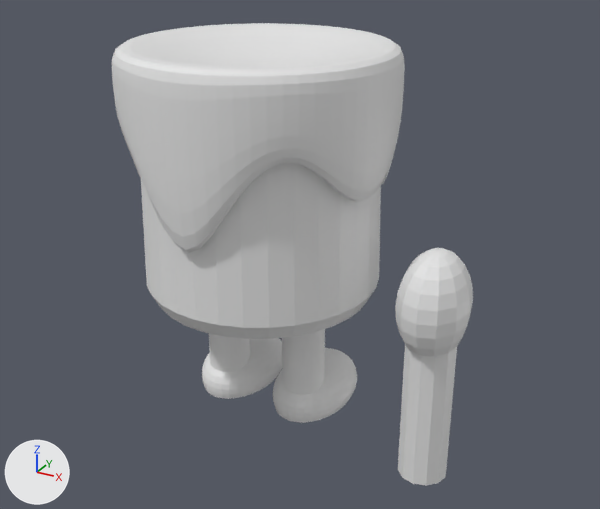
Two versions of the Blender file Art/Candle.blend, one commit apart.
Camera for both pictures: a 50 mm camera at (25.0, -40.6, 31.2) aimed at (1.9, 1.4, 10.2). The lights are fixed; the arrows at lower left show +X, +Y and +Z.
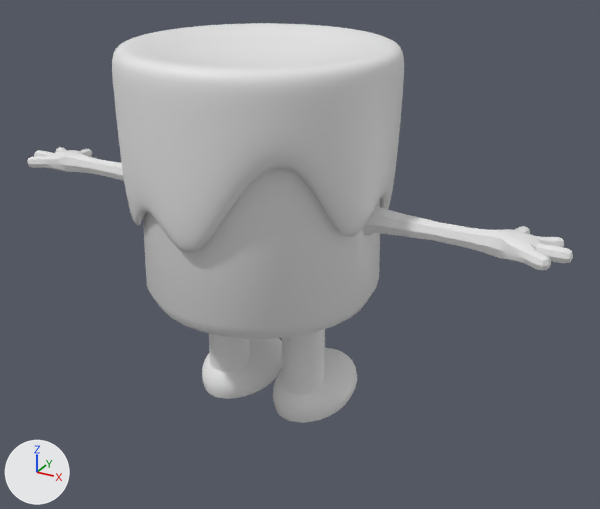
Edits to the bpy script that builds the scene:
```text
Change me_cylinder_002:
    used by ob_cylinder; location = (0.0, 0.0, 14.64); scale = (7.0, 7.0, 7.0)
    remove me_cylinder_002.from_pydata(...)  # 1200 vertices, 1301 faces; spans x -1.04..1.04, y -1.04..1.04, z -2.09..1.0
    add me_cylinder_002.from_pydata(...)  # 1874 vertices, 1981 faces; spans x -2.66..2.64, y -1.04..1.04, z -2.09..1.0
    me_cylinder_002 part 1: 341 vertices added at x 1.01..2.64, y -0.26..0.35, z -0.23..0.07
    me_cylinder_002 part 2: 333 vertices added at x -2.66..-1.01, y -0.25..0.33, z -0.23..0.07
    me_cylinder_002 part 3: 1297 kept faces spanning x -1.04..1.04, y -1.04..1.04, z -2.09..1.0 are now shaded smooth
Change me_cylinder_001:
    used by ob_cylinder_wax; location = (0.0, 0.0, 20.09); scale = (8.42, 8.42, 1.0)
    remove me_cylinder_001.from_pydata(...)  # 98 vertices, 112 faces; spans x -1.0..1.0, y -1.0..1.0, z -10.0..3.74
    add me_cylinder_001.from_pydata(...)  # 6658 vertices, 6656 faces; spans x -0.97..0.97, y -0.97..0.98, z -8.04..3.25
    me_cylinder_001 part 4: 98 vertices removed from x -1.0..1.0, y -1.0..1.0, z -10.0..3.74; 6658 vertices added at x -0.97..0.97, y -0.97..0.98, z -8.04..3.25
    me_cylinder_001 part 5: the surface is now shaded smooth
Change ob_cylinder_wax:
    remove _m = ob_cylinder_wax.modifiers.new('Subdivision', 'SUBSURF')
    remove _m.levels = 3
    add _m = ob_cylinder_wax.modifiers.new('Boolean', 'BOOLEAN')
Remove ob_sphere:
    ob_sphere = bpy.data.objects.new('Sphere', me_sphere_007)
    ob_sphere.location = (11.35, 0.0, 9.79)
    ob_sphere.scale = (2.08, 2.78, 3.3)
Remove ob_cylinder_001:
    ob_cylinder_001 = bpy.data.objects.new('Cylinder.001', me_cylinder_003)
    ob_cylinder_001.location = (11.32, 0.0, 0.0)
    ob_cylinder_001.scale = (0.813, 0.813, 1.0)
```

Boxes (x1, y1, x2, y2) around the edits, measured in the pictures (600 x 509 px):
'Cylinder_wax', reshaped, modifiers changed
    before: (112, 23, 405, 253)
    after: (112, 23, 404, 253)
'Cylinder', reshaped (127% wider, 6% taller)
    before: (141, 163, 381, 423)
    after: (27, 147, 573, 423)
'Sphere', deleted
    before: (395, 248, 473, 356)
'Cylinder.001', deleted
    before: (398, 345, 457, 486)
part 1 of me_cylinder_002, added
    after: (356, 203, 573, 306)
part 2 of me_cylinder_002, added
    after: (27, 147, 124, 181)
part 3 of me_cylinder_002, shading changed
    both: (143, 168, 380, 333)
part 4 of me_cylinder_001, built on
    before: (112, 39, 405, 253)
    after: (112, 39, 404, 253)
